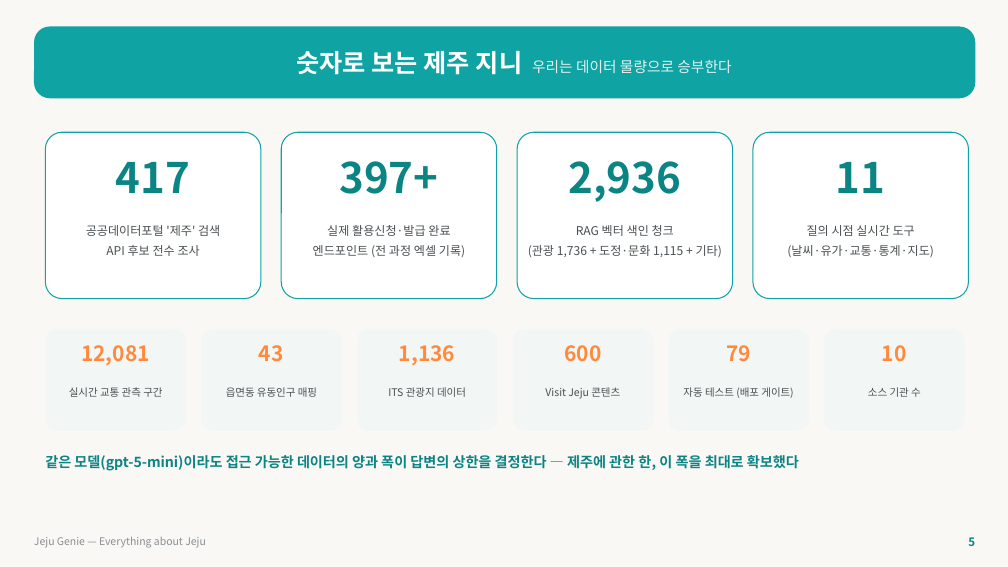
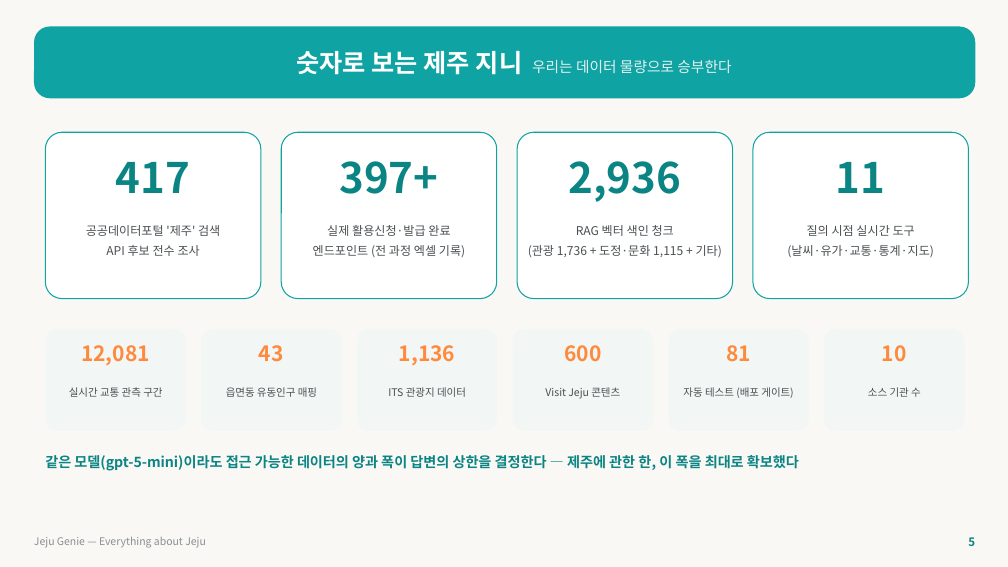
Before and after one commit to juyoo0729/jeju-genie, a slide deck: slide 6 of doc/제주지니_발표자료.pptx. Drawn at 1008x567 pixels with LibreOffice and Linux fonts; fonts in the diff are those of the drawing. Boxes give left, top, right and bottom in pixels: in the first picture for what was removed or moved away, otherwise in the second. Text is boxed around its words. In the diff, an @@ line names an element or a change of style, - is before the commit and + after.

```diff
--- a/doc/제주지니_발표자료.pptx
+++ b/doc/제주지니_발표자료.pptx
@@ text at [726,345,751,362]: text changed @@
-79
+81
```
Also in this commit, not shown: 10 other slides changed, 3 other files.
